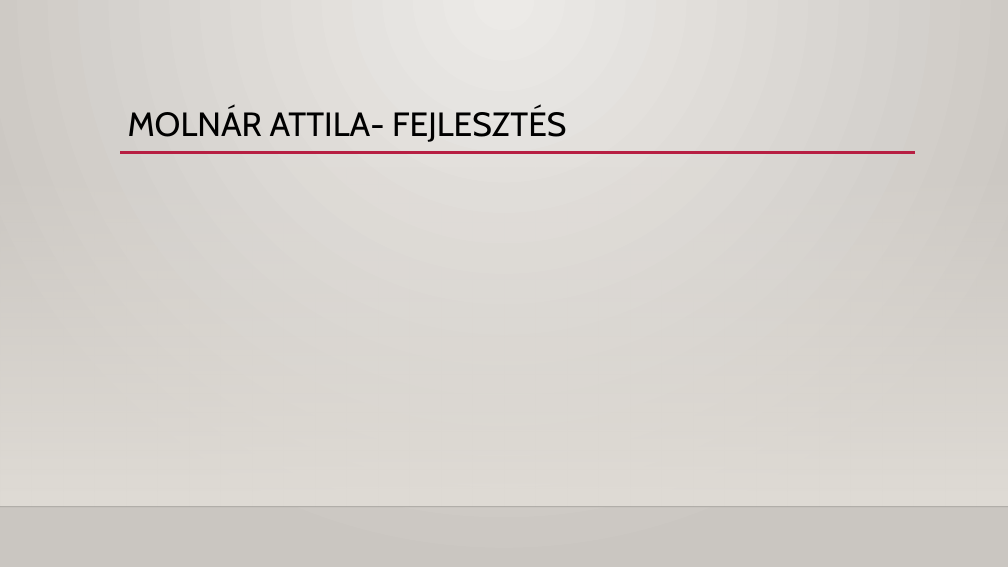
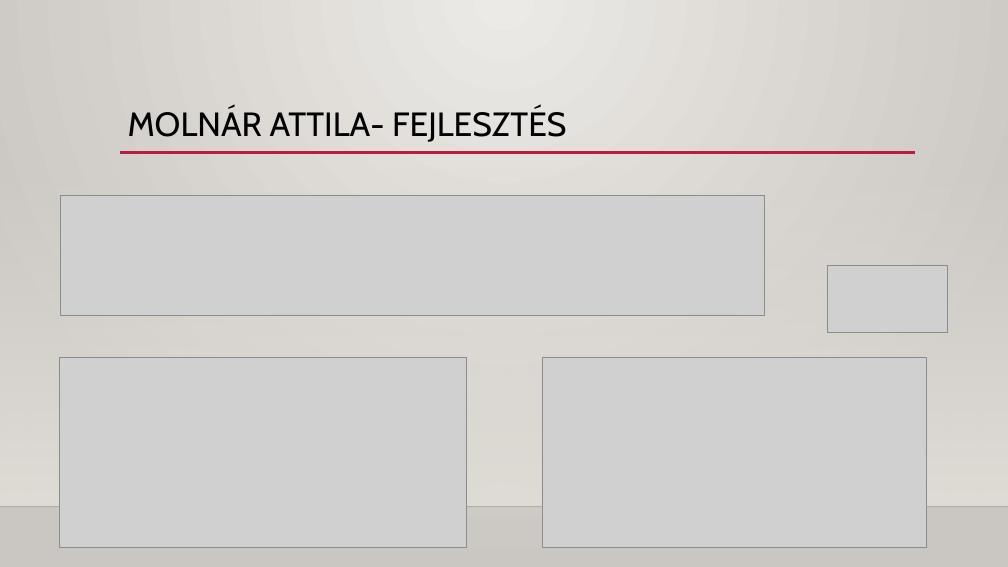
Before and after one commit to Dlevy004/kanban-webapp, a slide deck: slide 41 of Kanban webapp - Buborék együttes.pptx (slide 39 before the commit). Drawn at 1008x567 pixels with LibreOffice and Linux fonts; fonts in the diff are those of the drawing; grey boxes stand for pictures; background and template pictures are left out. Boxes give left, top, right and bottom in pixels: in the first picture for what was removed or moved away, otherwise in the second. Text is boxed around its words. In the diff, an @@ line names an element or a change of style, - is before the commit and + after.

```diff
--- a/Kanban webapp - Buborék együttes.pptx
+++ b/Kanban webapp - Buborék együttes.pptx
@@ picture added at (x1=60, y1=195, x2=765, y2=316) @@
@@ picture added at (x1=828, y1=265, x2=948, y2=333) @@
@@ picture added at (x1=60, y1=358, x2=466, y2=547) @@
@@ picture added at (x1=542, y1=358, x2=926, y2=547) @@
```
Also in this commit, not shown: 2 other slides changed, 3 slides added.
